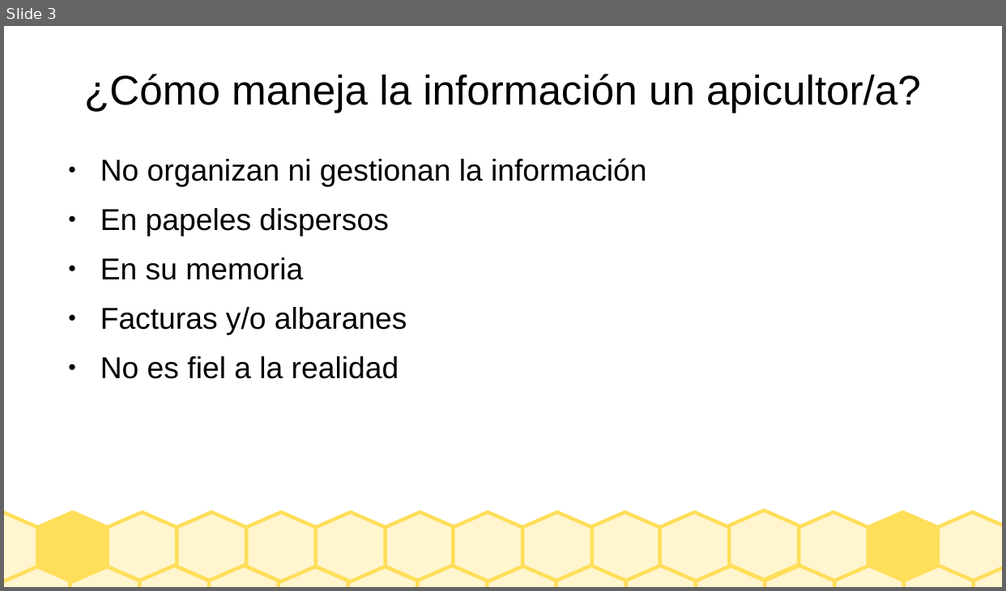
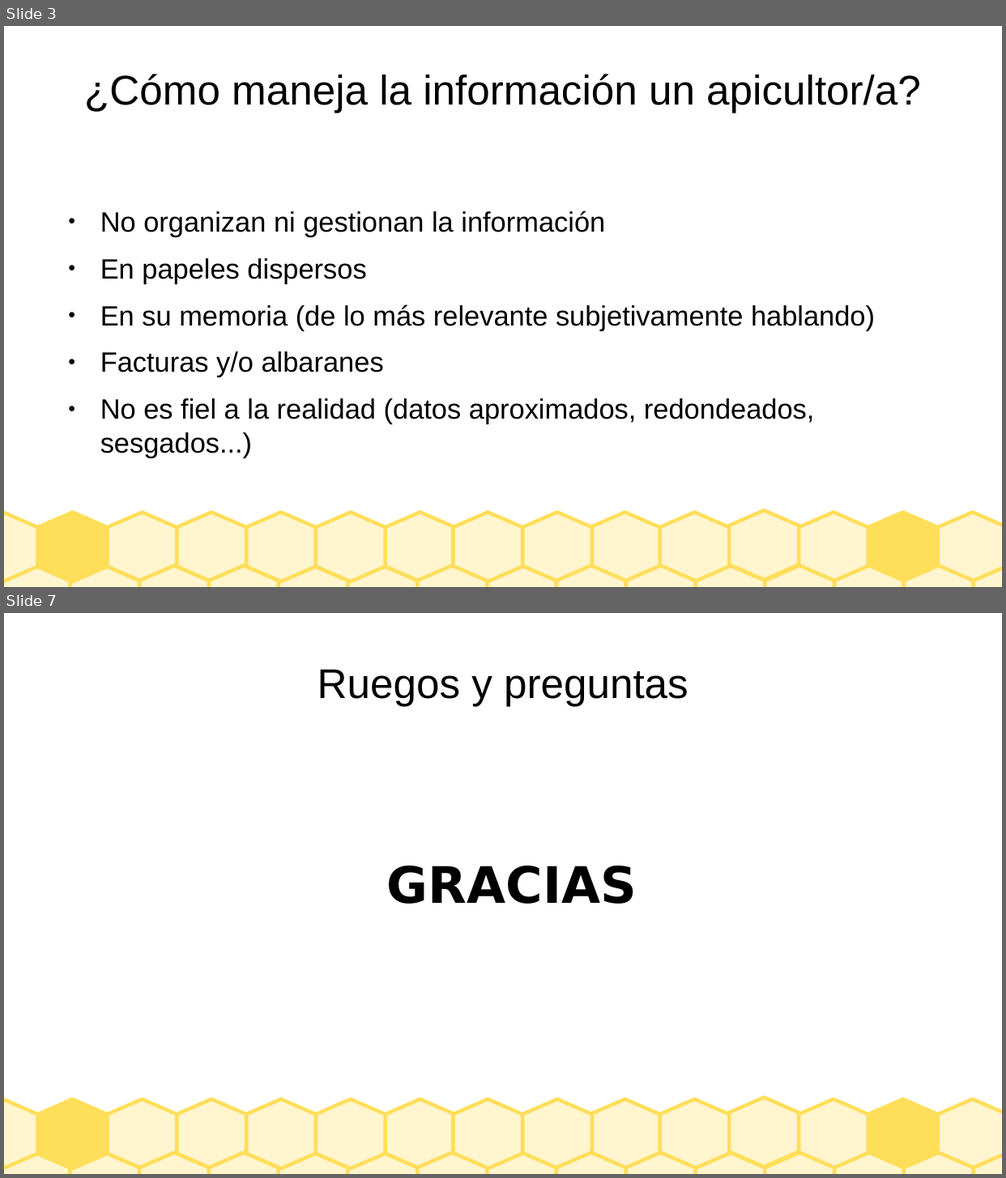
Before and after one commit to Ocklaf/PFC, a slide deck: PresentacionGesticolmenar.odp. Shown one above the other, each under a label of ours: slide 3 before the commit, slides 3 and 7 after it; the slides between them are not shown. The pictures are 1006x591 and 1006x1178 pixels, drawn with LibreOffice and Linux fonts; fonts in the diff are those of the drawing. Boxes give left, top, right and bottom in pixels: in the first picture for what was removed or moved away, otherwise in the second. Text is boxed around its words. In the diff, an @@ line names an element or a change of style, - is before the commit and + after.

Commit message:
Ultimos pasos memoria y presentación

```diff
--- a/PresentacionGesticolmenar.odp
+++ b/PresentacionGesticolmenar.odp
@@ slide 7 added at [4, 613, 1002, 1174], background #FFFFFF; not listed: 30 template elements that a slide beside it also shows @@
@@ title added at [317, 669, 688, 707], 33 pt, text #000000 @@
+Ruegos y preguntas
@@ text added at [387, 866, 637, 904], 40 pt, text #000000, bold @@
+GRACIAS
@@ slide 3 changed as well @@
@@ text "No organizan ni gestionan la ...": place and size @@
-text "No organizan ni gestionan la ..." at [100, 158, 647, 379]
+text "No organizan ni gestionan la ..." at [100, 211, 875, 424]
@@ text at [100, 211, 605, 378]: size 24 to 22.2 pt in "No organizan ni gestionan la información", "En papeles dispersos", "Facturas y/o albaranes" @@
@@ text at [100, 305, 875, 331]: text changed; size 24 to 22.2 pt @@
-● En su memoria
+● En su memoria (de lo más relevante subjetivamente hablando)
@@ text at [100, 399, 814, 424]: text changed; size 24 to 22.2 pt @@
-● No es fiel a la realidad
+● No es fiel a la realidad (datos aproximados, redondeados, sesgados...)
```
Also in this commit, not shown: 2 other slides changed, 3 other slides added, 5 other files.
